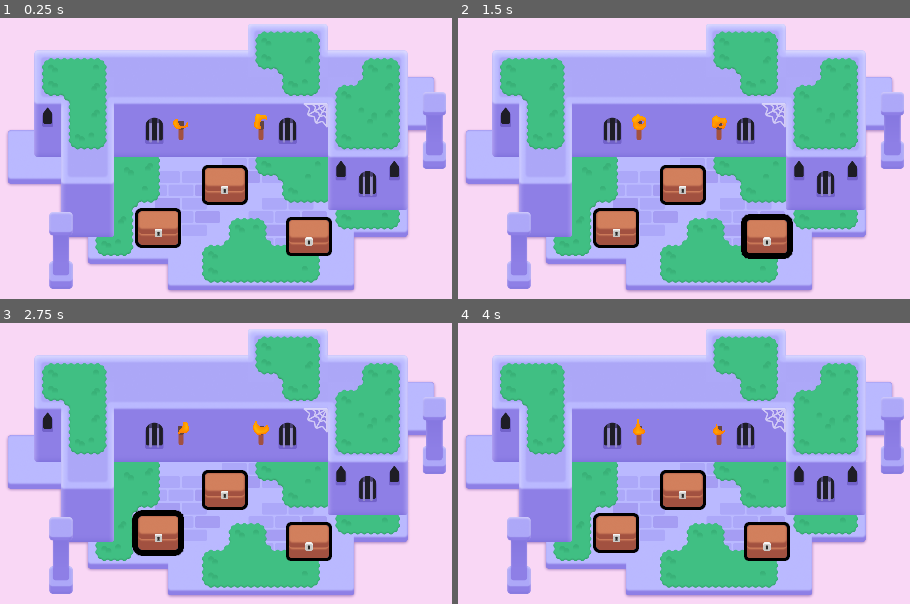
Above: before the commit, frames 1-4 (two rows, left to right).
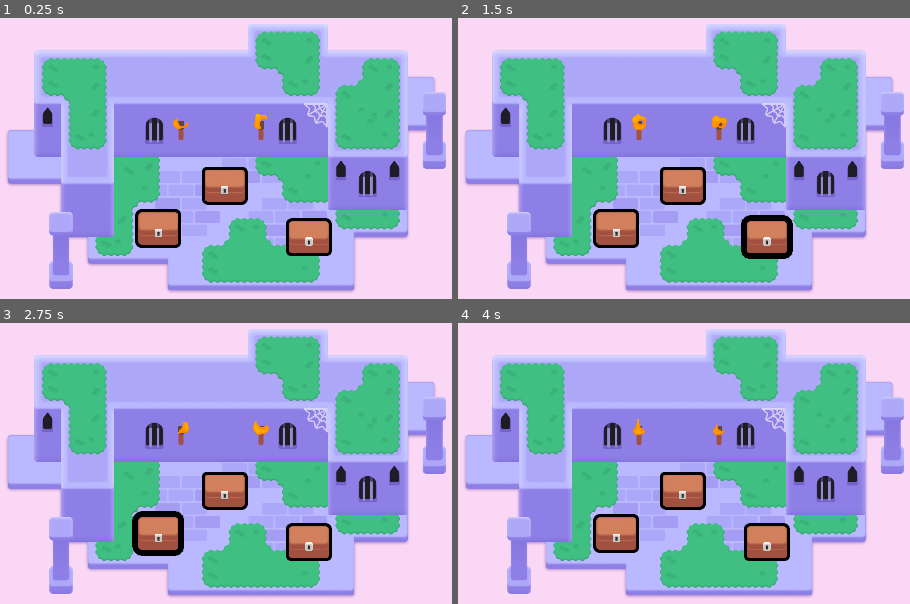
Above: after the commit, the same moments.

Repository: monkeytickler812/2d-GameDev-Course
Game: Godot game, scene res://lessons/mini_dungeon.tscn
The game is run twice, just before and just after one commit, with the same random seed, the same clock (stepped at 60 frames per second) and the same inputs.
Inputs (mouse positions are in pixels of both pictures, inside the frame that each line leads up to):
- Up to frame 1 (0.25 s): no input
- Up to frame 2 (1.5 s): tap Enter at 0.5 s; move the mouse to (684, 183) at 0.52 s; press the mouse at (684, 183) at 0.53 s; hold D (move_right) 0.53-1.28 s; tap Space at 0.77 s; move the mouse to (765, 237) at 1.27 s; release the mouse at (765, 237) at 1.28 s; hold S (move_down) from 1.28 s (still down); right-click (765, 237) at 1.35 s; click (765, 237) at 1.42 s
- Up to frame 3 (2.75 s): tap Space at 1.52 s; move the mouse to (158, 533) at 2.02 s; release S (move_down) at 2.03 s; hold D (move_right) from 2.03 s (still down); tap Z at 2.1 s; click (158, 533) at 2.17 s
- Up to frame 4 (4 s): move the mouse to (638, 570) at 2.77 s; release D (move_right) at 2.78 s; hold W (move_up) 2.78-3.53 s; click (638, 570) at 2.85 s; tap Space at 3.02, 3.77 s; move the mouse to (outside the picture) at 3.52 s; hold A (move_left) from 3.53 s (still down); hold Right mouse button (right_click) from 3.53 s (still down)

The runs differ from the first frame. In frame 1, 0.5% of the frame differs, in the area x 29-74%, y 52-81%; in frame 2, 0.5%; in frame 3, 0.5%; in frame 4, 0.5%.

Commit message:
L4 complete

Diff:
--- a/M06.looting_workbook/chest.tscn
+++ b/M06.looting_workbook/chest.tscn
@@ -16,10 +16,47 @@
 shader_parameter/line_thickness = 4.0
 shader_parameter/viewport_scale = Vector2(1, 1)
 
+[sub_resource type="Animation" id="Animation_2bs3h"]
+resource_name = "open"
+tracks/0/type = "value"
+tracks/0/imported = false
+tracks/0/enabled = true
+tracks/0/path = NodePath("CanvasGroup/Top:position")
+tracks/0/interp = 1
+tracks/0/loop_wrap = true
+tracks/0/keys = {
+"times": PackedFloat32Array(0, 0.1, 0.2),
+"transitions": PackedFloat32Array(1, 1, 1),
+"update": 0,
+"values": [Vector2(0, -39), Vector2(53, -96), Vector2(107, 45)]
+}
+
+[sub_resource type="Animation" id="Animation_5v6ob"]
+length = 0.001
+tracks/0/type = "value"
+tracks/0/imported = false
+tracks/0/enabled = true
+tracks/0/path = NodePath("CanvasGroup/Top:position")
+tracks/0/interp = 1
+tracks/0/loop_wrap = true
+tracks/0/keys = {
+"times": PackedFloat32Array(0),
+"transitions": PackedFloat32Array(1),
+"update": 0,
+"values": [Vector2(0, -39)]
+}
+
+[sub_resource type="AnimationLibrary" id="AnimationLibrary_8161a"]
+_data = {
+"RESET": SubResource("Animation_5v6ob"),
+"open": SubResource("Animation_2bs3h")
+}
+
 [node name="Chest" type="Area2D"]
 script = ExtResource("1_tec23")
 
 [node name="CollisionShape2D" type="CollisionShape2D" parent="."]
+visible = false
 position = Vector2(0, -32)
 shape = SubResource("RectangleShape2D_3lu4v")
 
@@ -31,9 +68,14 @@
 texture = ExtResource("1_r0218")
 
 [node name="Top" type="Sprite2D" parent="CanvasGroup"]
-position = Vector2(0, -42)
+position = Vector2(0, -39)
 texture = ExtResource("2_5oib8")
 
 [node name="Lock" type="Sprite2D" parent="CanvasGroup"]
 position = Vector2(0, -20)
 texture = ExtResource("3_1gc4w")
+
+[node name="AnimationPlayer" type="AnimationPlayer" parent="."]
+libraries = {
+"": SubResource("AnimationLibrary_8161a")
+}
Not shown: 1 places in M06.looting_workbook/chest.tscn that only renumber resources
